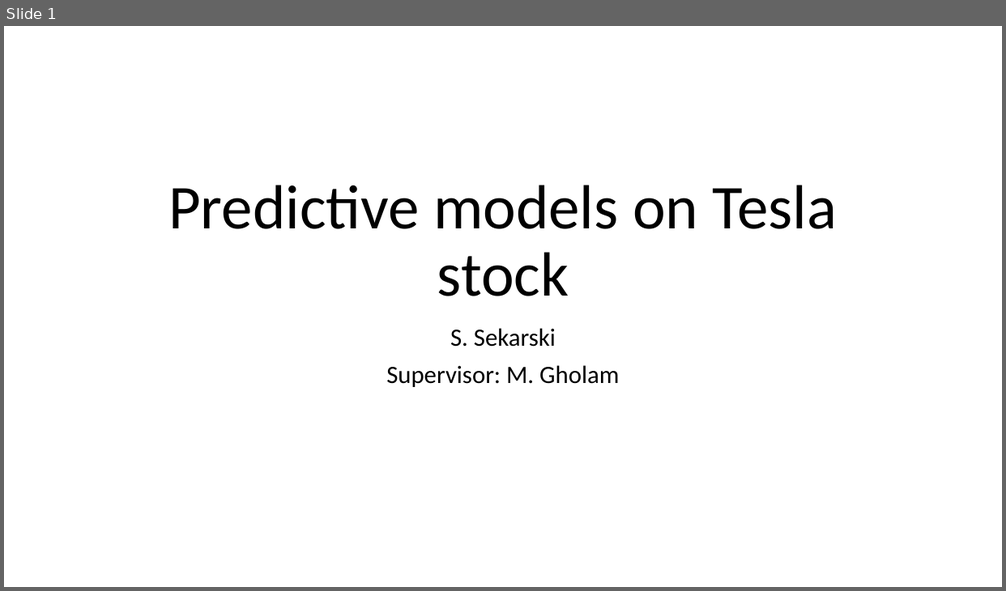
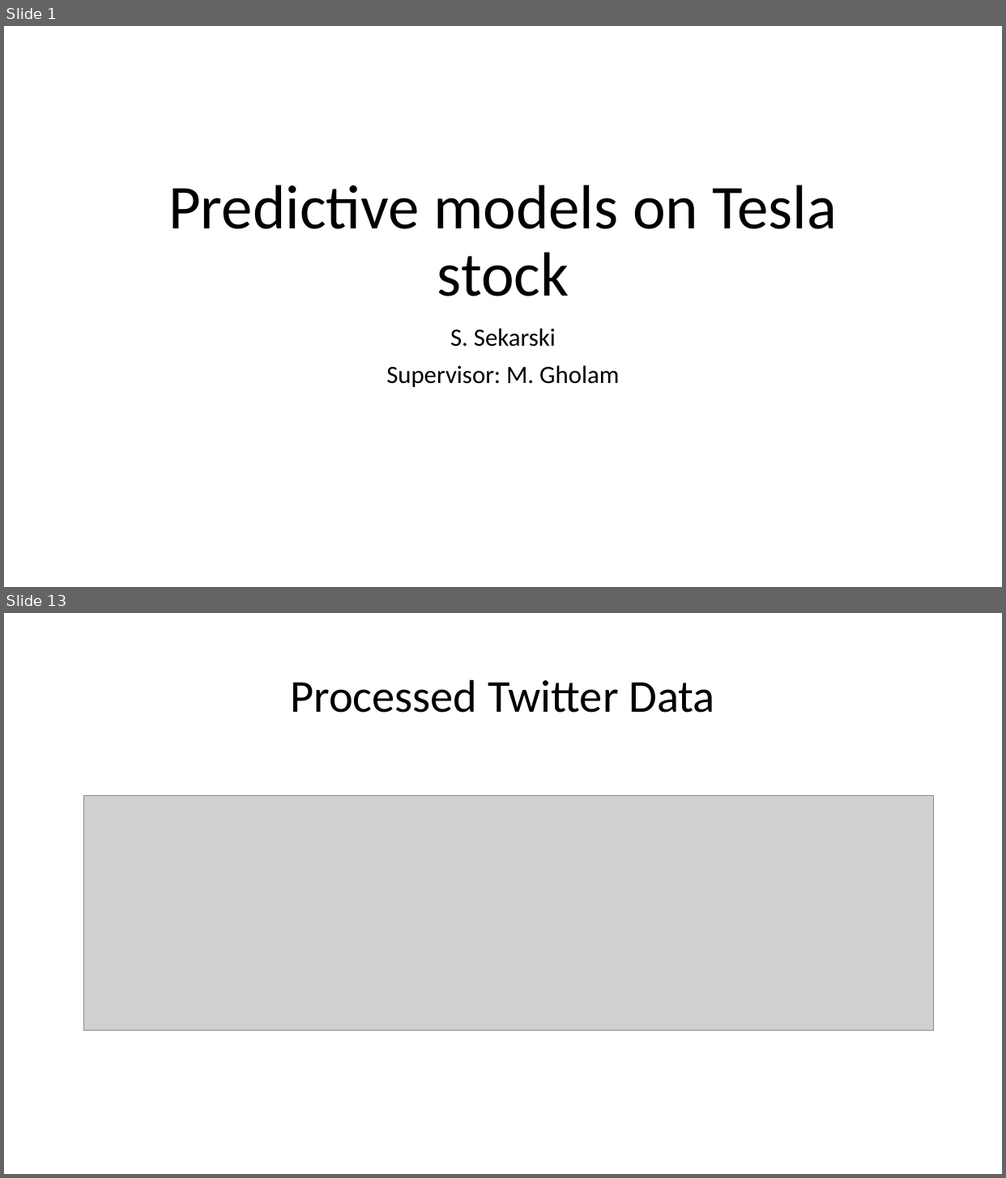
Before and after one commit to Sekarski/MasterThesis, a slide deck: presentation/PDM_presentation_v0.0.1.pptx. Shown one above the other, each under a label of ours: slide 1 before the commit, slides 1 and 13 after it; the slides between them are not shown. The pictures are 1006x591 and 1006x1178 pixels, drawn with LibreOffice and Linux fonts; fonts in the diff are those of the drawing; grey boxes stand for pictures; background and template pictures are left out. Boxes give left, top, right and bottom in pixels: in the first picture for what was removed or moved away, otherwise in the second. Text is boxed around its words. In the diff, an @@ line names an element or a change of style, - is before the commit and + after.

```diff
--- a/presentation/PDM_presentation_v0.0.1.pptx
+++ b/presentation/PDM_presentation_v0.0.1.pptx
@@ slide 13 added at box(4, 613, 1002, 1174), background #FFFFFF @@
@@ title added at box(290, 679, 715, 713), 44 pt, text #000000 @@
+Processed Twitter Data
@@ picture added at box(84, 796, 934, 1032) @@
```
Also in this commit, not shown: 31 other slides added, 33 other files.
